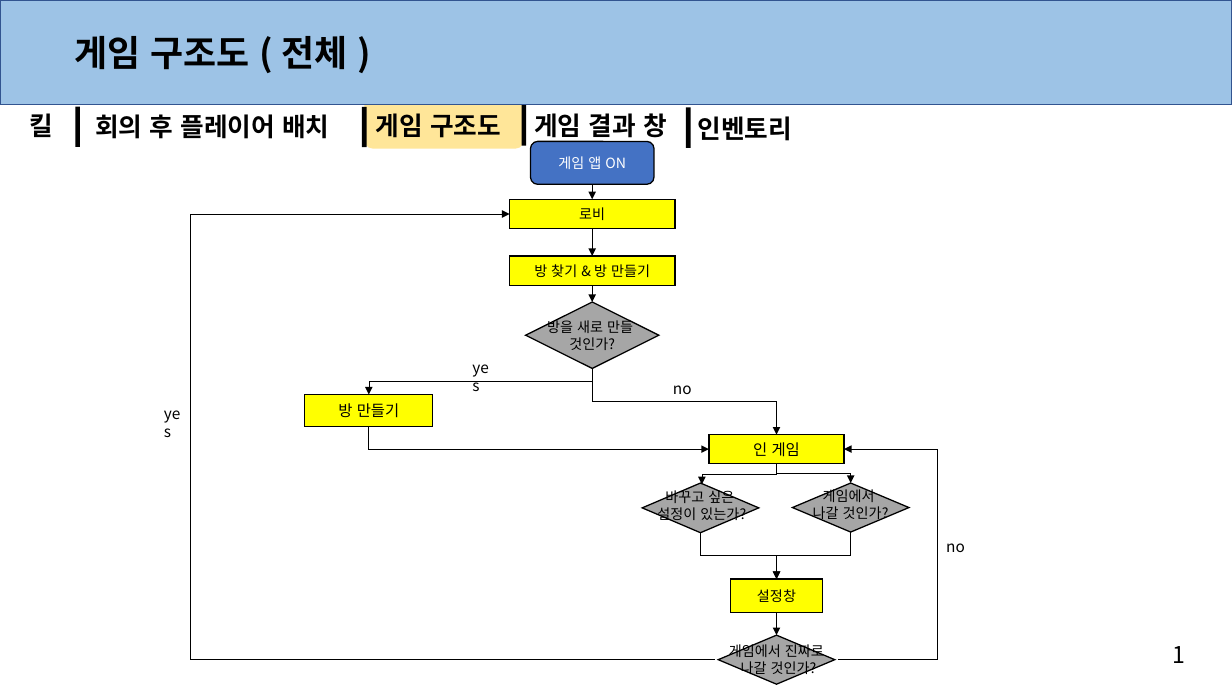
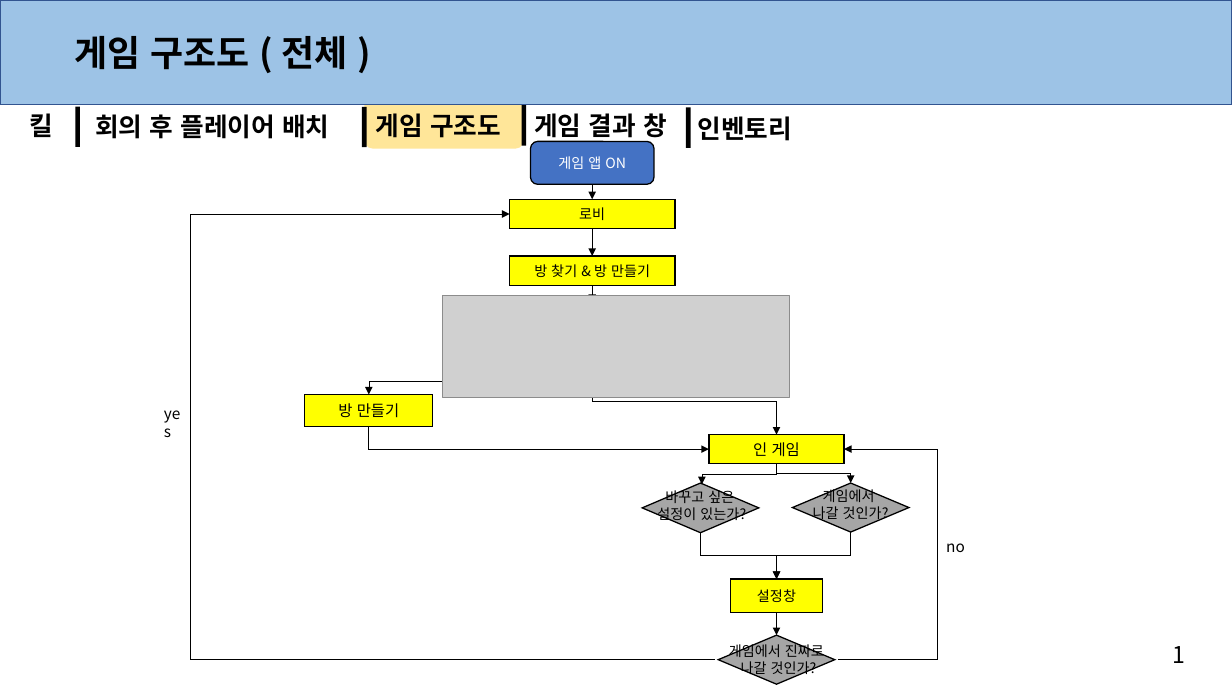
Before and after one commit to anglik0370/EscapeIsland, a slide deck: slide 5 of Document/시스템/시스템.pptx (slide 4 before the commit). Drawn at 1232x693 pixels with LibreOffice and Linux fonts; fonts in the diff are those of the drawing; grey boxes stand for pictures. Boxes give left, top, right and bottom in pixels: in the first picture for what was removed or moved away, otherwise in the second. Text is boxed around its words. In the diff, an @@ line names an element or a change of style, - is before the commit and + after.

```diff
--- a/Document/시스템/시스템.pptx
+++ b/Document/시스템/시스템.pptx
@@ picture added at [443,296,790,396] @@
@@ diamond removed at [526,302,659,369] @@
@@ text removed at [547,318,633,350] @@
-방을 새로 만들
-것인가?
@@ text removed at [464,354,506,382] @@
-yes
```
Also in this commit, not shown: 1 slide added.
